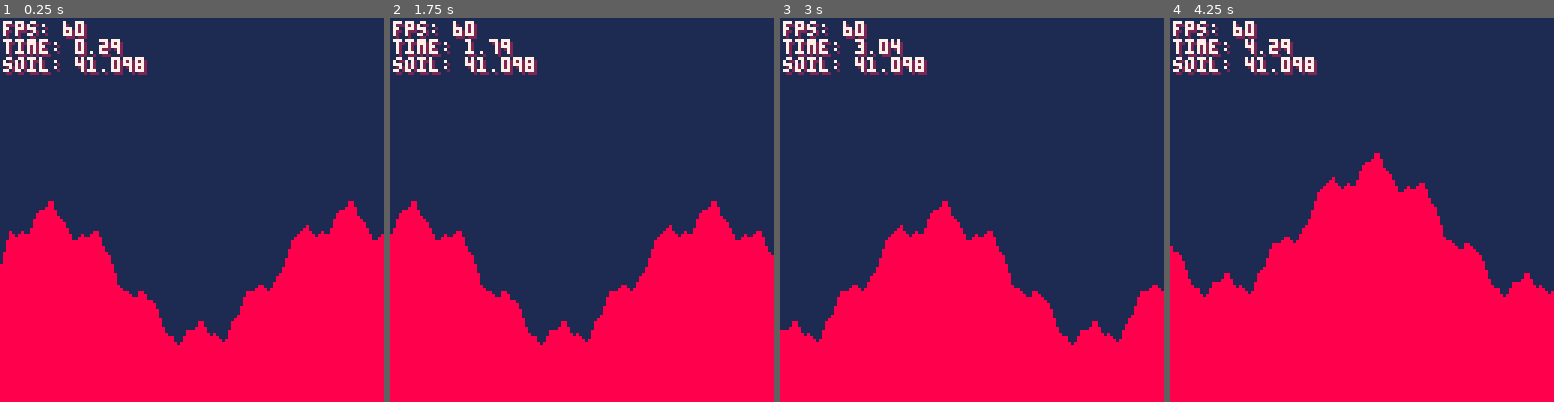
Above: before the commit, frames 1-4 (left to right).
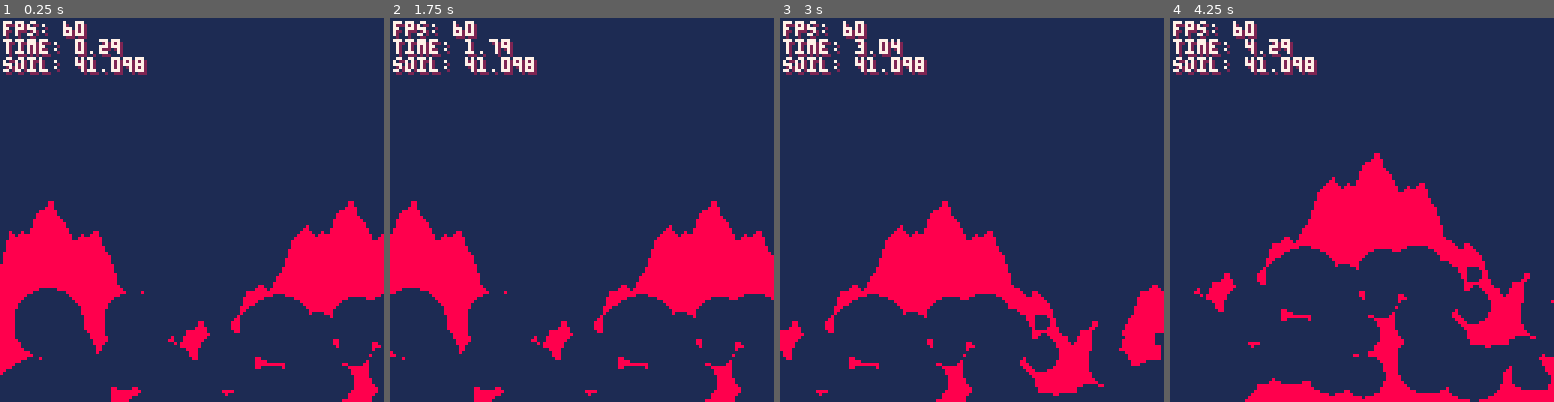
Above: after the commit, the same moments.

Repository: SelfDevTV/pixeltrench
Game: PICO-8 cartridge pixeltrench.p8
Two runs of this game, one before a commit and one after it. Both use one fixed random seed, a clock stepped at 60 frames per second and the inputs below.
Inputs:
- Up to frame 1 (0.25 s): no input
- Up to frame 2 (1.75 s): hold Right from 1.6 s (still down)
- Up to frame 3 (3 s): release Right at 2.1 s; hold Up 2.15-2.42 s; hold Right from 2.47 s (still down)
- Up to frame 4 (4.25 s): release Right at 3.03 s; hold Left 3.08-3.58 s; hold Down 3.63-3.97 s; hold Right from 4.02 s (still down)

The runs differ from the first frame. In frame 1, 22% of the frame differs, in the area x 0-100%, y 70-100%; in frame 2, 23%; in frame 3, 18%; in frame 4, 29%, in the area x 0-100%, y 59-100%.

Commit message:
carving very optimized circles into terrain

Diff:
--- a/pixeltrench.p8
+++ b/pixeltrench.p8
@@ -145,6 +145,19 @@
 end
 
 function carve_circle(cx, cy, r)
+	-- AABB Bounds für Performance
+	local x_start = max(0, cx - r)
+	local x_end = min(cfg.world_w, cx + r)
+
+	for x = x_start, x_end do
+		local dx = x - cx
+		if dx * dx <= r * r then
+			local dy = sqrt(r * r - dx * dx)
+			local y_top = cy - dy
+			local y_bottom = cy + dy
+			destroy_range(x, y_top, y_bottom)
+		end
+	end
 end
 
 function soil_coverage_pct()
@@ -171,6 +184,10 @@
 	-- Enable devkit mode
 	genmap()
 	lastSoilPct = soil_coverage_pct()
+	for i = 1, 100 do
+		carve_circle(rnd(cfg.world_w), rnd(40) + 100, rnd(10) + 2)
+	end
+
 end
 
 function _update60()
@@ -208,7 +225,9 @@
 end
 
 function drawmap()
-	for x = cam.x, cam.x + 128 do
+	local start_x = max(0, cam.x)
+	local end_x = min(cfg.world_w, cam.x + 128)
+	for x = start_x, end_x do
 		x = min(cfg.world_w, x)
 		-- scanline
 		local lines = terrain[x + 1]
